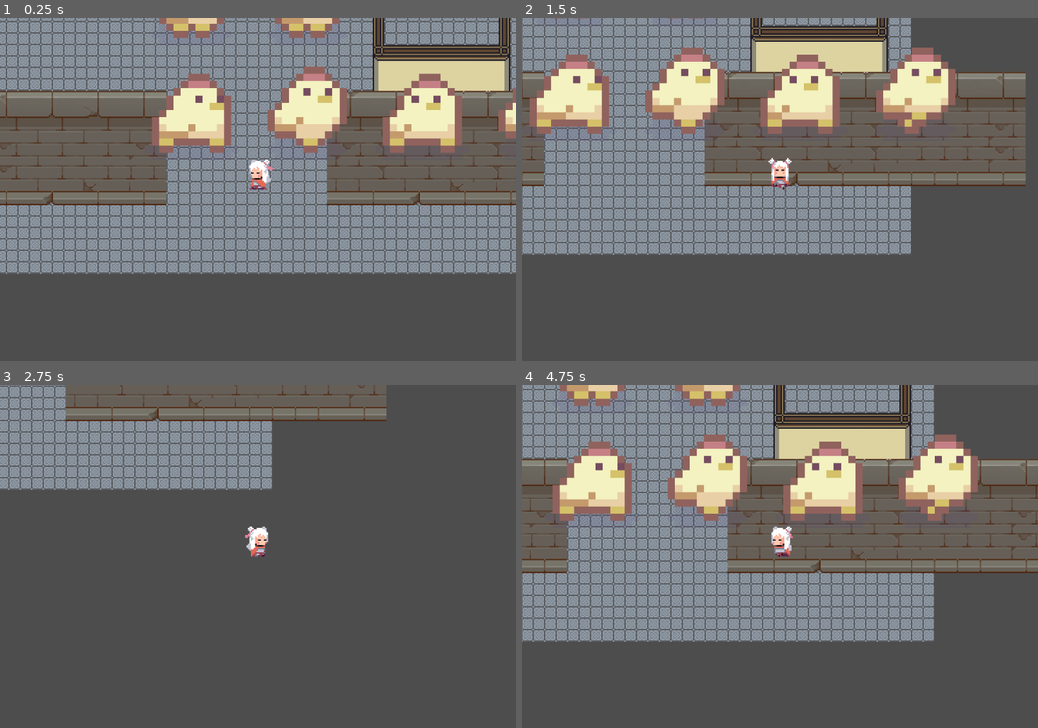
Above: before the commit, frames 1-4 (two rows, left to right).
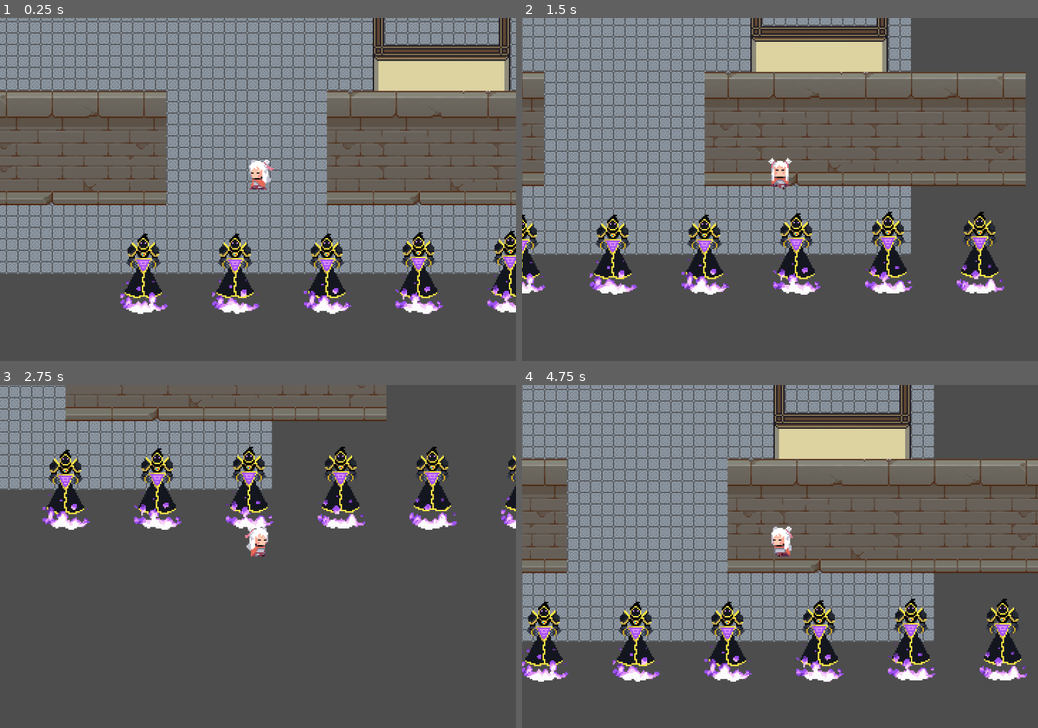
Above: after the commit, the same moments.

Repository: Harukaa999/Path-to-Crusaders-Trashed-
Game: Godot game, scene res://Game/game.tscn
Same seed, same stepped clock (60 frames per second), same inputs: the game is played once before the commit and once after it.
Inputs:
- Up to frame 1 (0.25 s): no input
- Up to frame 2 (1.5 s): hold D (move_right) 0.53-1.28 s; hold S (move_down) from 1.28 s (still down)
- Up to frame 3 (2.75 s): release S (move_down) at 2.03 s; hold D (move_right) from 2.03 s (still down)
- Up to frame 4 (4.75 s): release D (move_right) at 2.78 s; hold W (move_up) 2.78-3.53 s; hold A (move_left) from 3.53 s (still down)

The runs differ from the first frame. In frame 1, 15% of the frame differs, in the area x 23-100%, y 0-87%; in frame 2, 17%; in frame 3, 6.0%; in frame 4, 19%, in the area x 0-98%, y 0-87%.

Commit message:
Update game.tscn
removed chicken;
added ms eve (magic guardian)

Diff:
--- a/Game/game.tscn
+++ b/Game/game.tscn
@@ -8,7 +8,7 @@
 [ext_resource type="Texture2D" uid="uid://dp3b62fdqe1h4" path="res://Art/Traditional School/Traditional School Asset pack 32x32/Structures1.1.png" id="6_v2p1v"]
 [ext_resource type="Texture2D" uid="uid://tj1wd2vspns6" path="res://Art/Traditional School/Traditional School Asset pack 32x32/Props 1.1.png" id="7_yq0gv"]
 [ext_resource type="Texture2D" uid="uid://chmcp37qq8dv5" path="res://Art/Traditional School/Traditional School Asset pack 32x32/Grounds 1.1.png" id="8_vu72w"]
-[ext_resource type="Texture2D" uid="uid://chwo0r8ihtijc" path="res://Art/Sprout Lands - Sprites - Basic pack/Characters/Free Chicken Sprites.png" id="9_3018c"]
+[ext_resource type="Texture2D" uid="uid://csl613lktqrej" path="res://Art/Mage Guardian/mage_guardian-magenta.png" id="9_nf3lt"]
 
 [sub_resource type="TileSetAtlasSource" id="TileSetAtlasSource_dqyhg"]
 texture = ExtResource("2_jo5r8")
@@ -2686,7 +2686,6 @@
 layer_1/z_index = -5
 layer_1/tile_data = PackedInt32Array(458757, 196618, 15, 458758, 262154, 15, 458759, 327690, 15, 458760, 393226, 15, 45 …(3524 unchanged characters)…
 
-[node name="FreeChickenSprites" type="Sprite2D" parent="."]
-position = Vector2(83.0001, 21)
-scale = Vector2(5.03125, 5.03125)
-texture = ExtResource("9_3018c")
+[node name="MageGuardian-magenta" type="Sprite2D" parent="."]
+position = Vector2(337, 177)
+texture = ExtResource("9_nf3lt")
